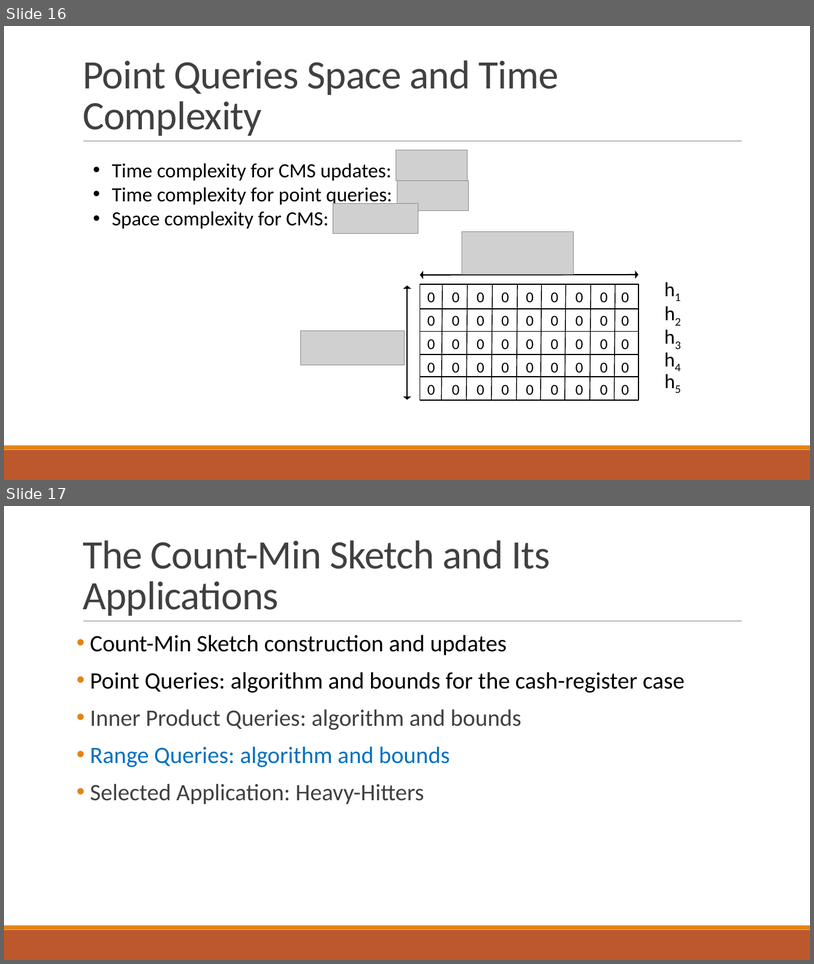
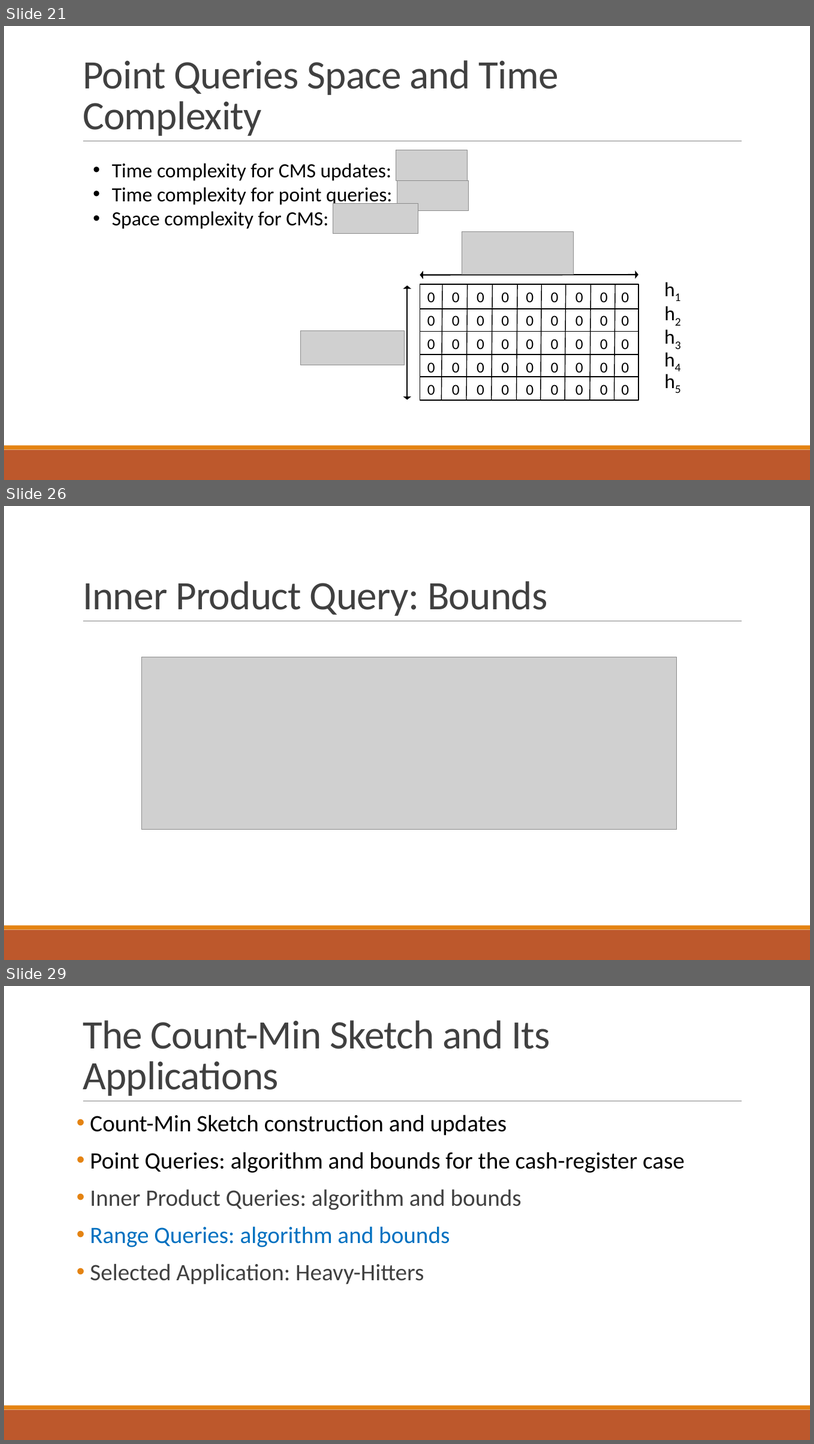
Before and after one commit to ewagner46/count_min_sketch_technical_summary, a slide deck: count_min_sketch_talk_EW.pptx. Shown one above the other, each under a label of ours: slides 16 and 17 before the commit, slides 21, 26 and 29 after it; the slides between them are not shown. The pictures are 814x964 and 814x1444 pixels, drawn with LibreOffice and Linux fonts; fonts in the diff are those of the drawing; grey boxes stand for pictures. Boxes give left, top, right and bottom in pixels: in the first picture for what was removed or moved away, otherwise in the second. Text is boxed around its words. In the diff, an @@ line names an element or a change of style, - is before the commit and + after.

```diff
--- a/count_min_sketch_talk_EW.pptx
+++ b/count_min_sketch_talk_EW.pptx
@@ slide 26 added at [4, 506, 810, 960], background #FFFFFF; not listed: 3 template elements that a slide beside it also shows @@
@@ title added at [83, 581, 548, 616], 48 pt, text #404040 @@
+Inner Product Query: Bounds
@@ picture added at [141, 657, 677, 829] @@
@@ what was slide 16 is now slide 21 @@
@@ what was slide 17 is now slide 29 @@
```
Also in this commit, not shown: 11 other slides added.
